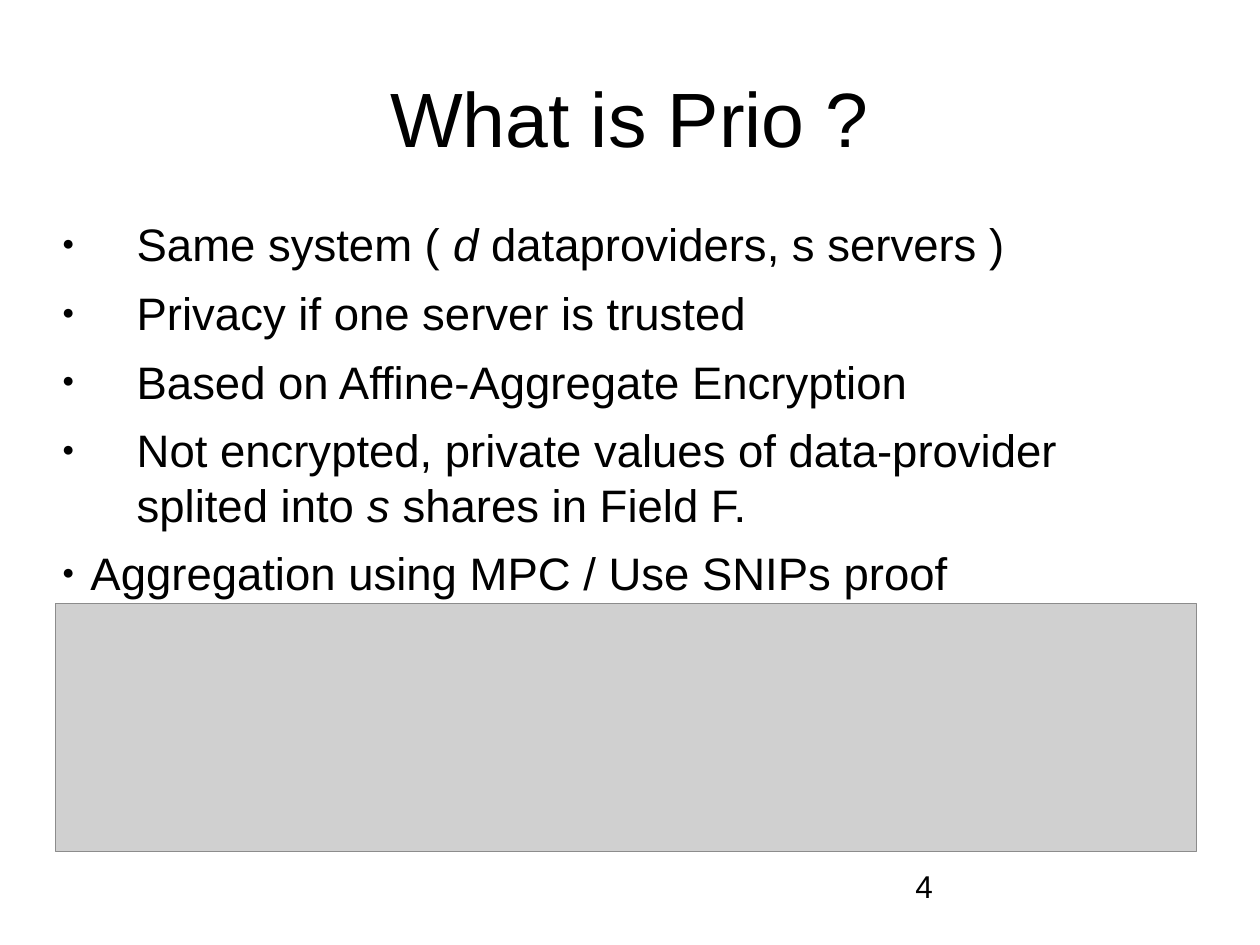
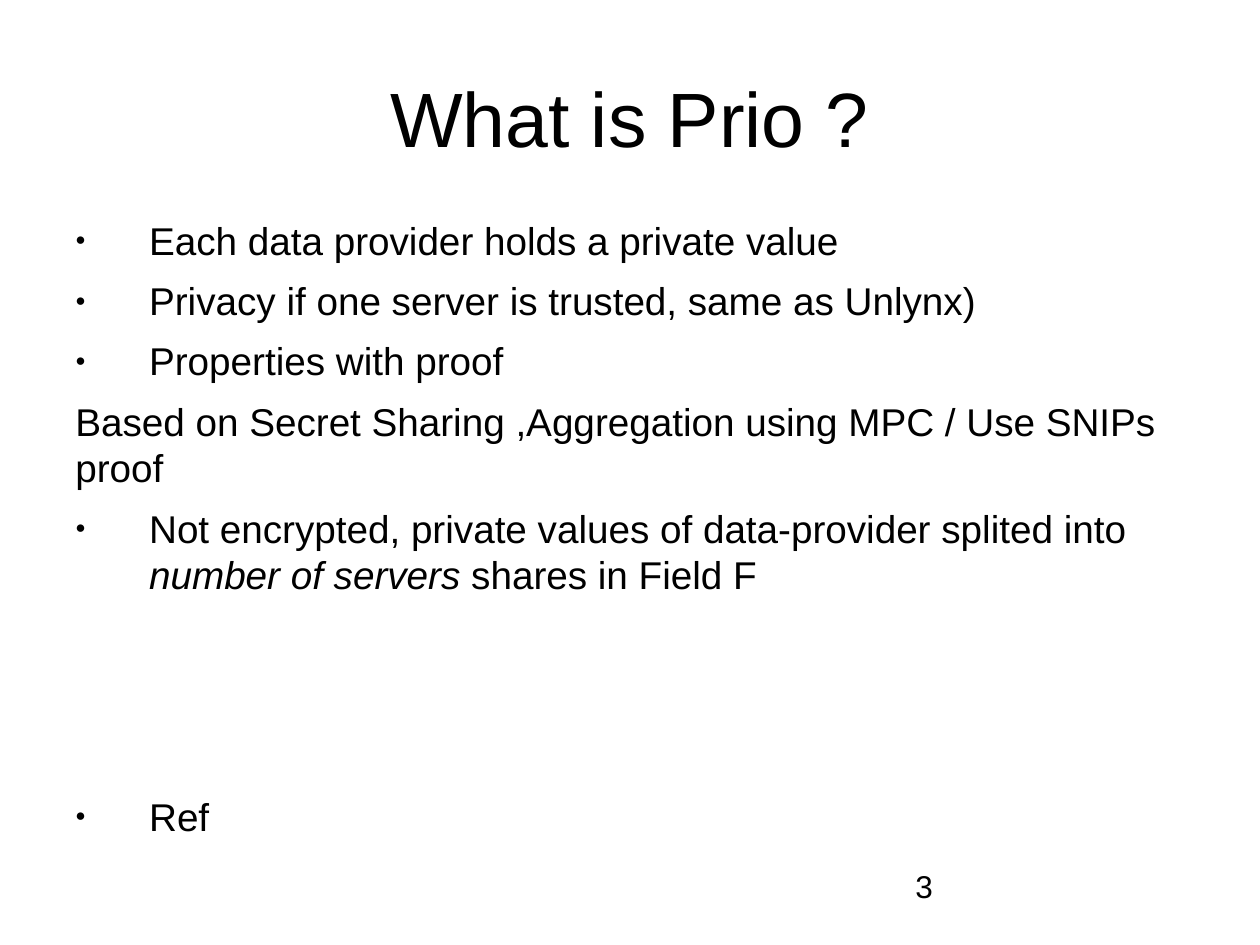
Before and after one commit to maxpr/MasterProjectDocuments, a slide deck: slide 3 of doc/2598.ppt (slide 4 before the commit). Drawn at 1260x945 pixels with LibreOffice and Linux fonts; fonts in the diff are those of the drawing; grey boxes stand for pictures; background and template pictures are left out. Boxes give left, top, right and bottom in pixels: in the first picture for what was removed or moved away, otherwise in the second. Text is boxed around its words. In the diff, an @@ line names an element or a change of style, - is before the commit and + after.

```diff
--- a/doc/2598.ppt
+++ b/doc/2598.ppt
@@ text at [75,227,1155,832]: text changed; size 26 to 22.1 pt @@
-● Same system ( d dataproviders, s servers )
-● Privacy if one server is trusted
-● Based on Affine-Aggregate Encryption
-● Not encrypted, private values of data-provider splited into s shares in Field F.
-● Aggregation using MPC / Use SNIPs proof
+● Each data provider holds a private value
+● Privacy if one server is trusted, same as Unlynx)
+● Properties with proof
+Based on Secret Sharing ,Aggregation using MPC / Use SNIPs proof
+● Not encrypted, private values of data-provider splited into number of servers shares in Field F
+● Ref
@@ picture removed at [55,604,1197,852] @@
@@ page number at [915,876,933,899]: text changed @@
-4
+3
```
Also in this commit, not shown: 5 other slides changed, 1 slide removed, 13 other files.
